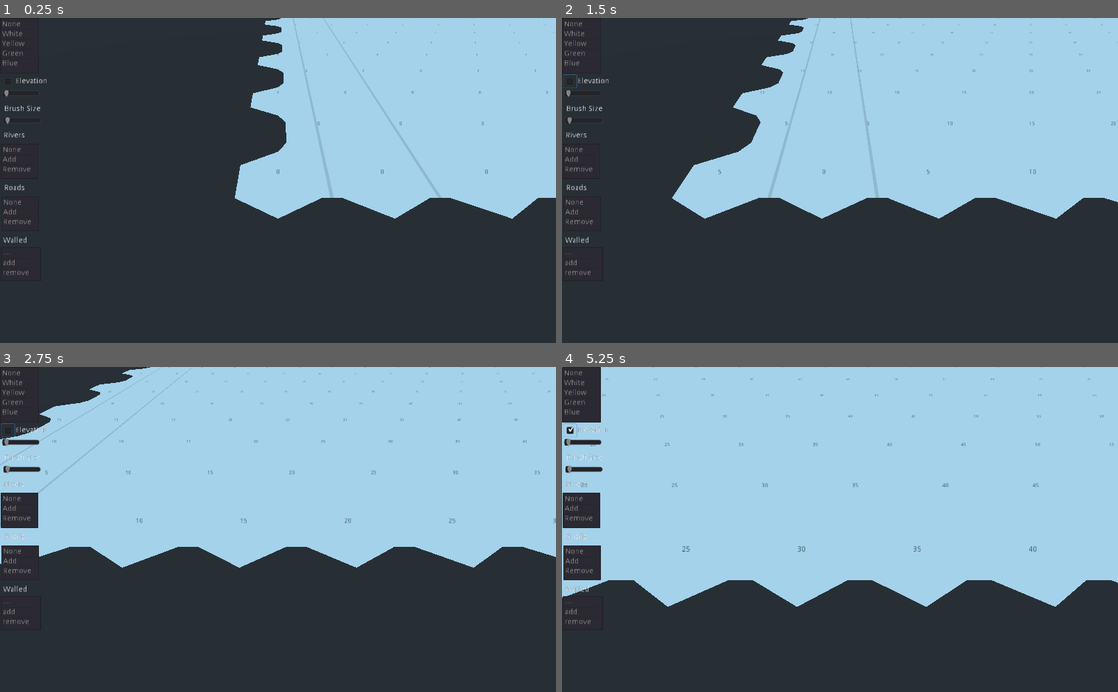
Above: before the commit, frames 1-4 (two rows, left to right).
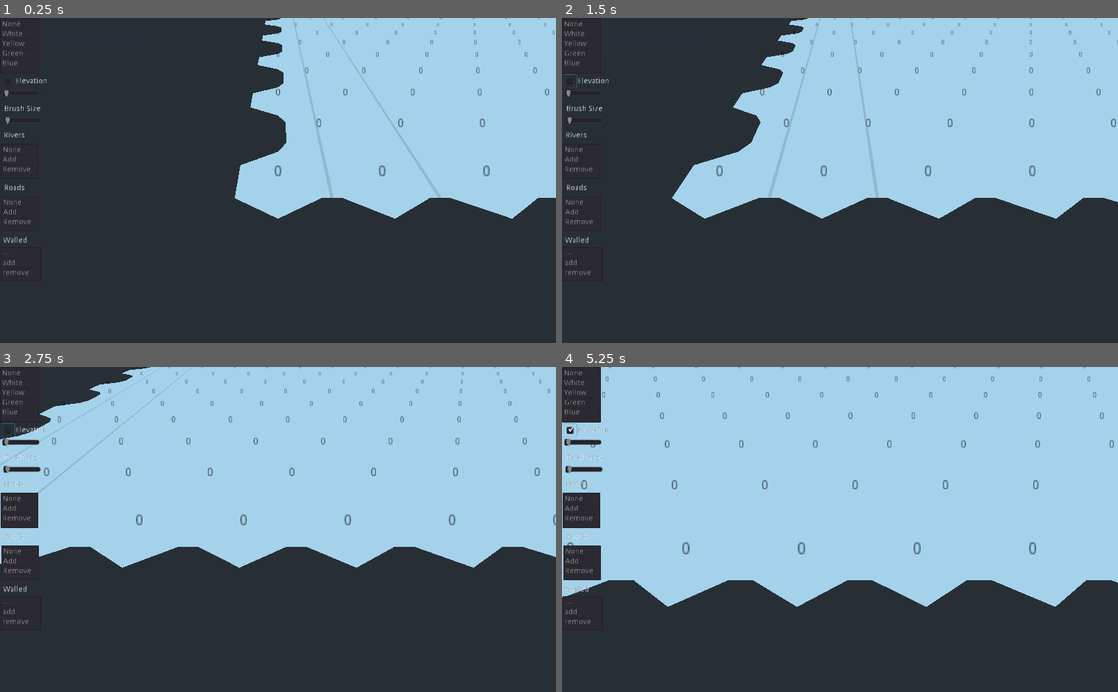
Above: after the commit, the same moments.

Repository: putschini/HexMap
Game: Godot game, scene res://Control.tscn
Same seed, same stepped clock (60 frames per second), same inputs: the game is played once before the commit and once after it.
Inputs (mouse positions are in pixels of both pictures, inside the frame that each line leads up to):
- Up to frame 1 (0.25 s): no input
- Up to frame 2 (1.5 s): click (567, 83) at 0.5 s; tap Enter at 1.25 s; move the mouse to (962, 164) at 1.27 s; press the mouse at (962, 164) at 1.28 s; hold D (move_right) from 1.28 s (still down)
- Up to frame 3 (2.75 s): move the mouse to (166, 545) at 2.02 s; release D (move_right) at 2.03 s; release the mouse at (166, 545) at 2.03 s; hold S (move_back) from 2.03 s (still down); tap W (move_foward) at 2.1 s
- Up to frame 4 (5.25 s): tap Space at 2.75 s; move the mouse to (895, 458) at 2.77 s; release S (move_back) at 2.78 s; hold Mouse wheel up (zoom_in) 2.78-3.53 s; hold D (move_right) 2.78-4.28 s; move the mouse to (812, 594) at 3.52 s; tap Mouse wheel down (zoom_out) at 3.6 s; move the mouse to (1006, 578) at 4.27 s; press the mouse at (1006, 578) at 4.28 s; hold A (move_left) from 4.28 s (still down); move the mouse to (673, 480) at 5.02 s; release the mouse at (673, 480) at 5.03 s; tap W (move_foward) at 5.1 s

The runs differ from the first frame. In frame 1, 0.4% of the frame differs, in the area x 49-100%, y 0-49%; in frame 2, 0.4%; in frame 3, 0.6%; in frame 4, 0.6%, in the area x 0-100%, y 0-58%.

Commit message:
Part 16 - Basic pathfinding

Diff:
--- /dev/null
+++ b/CellHighlight.gd
@@ -0,0 +1,4 @@
+extends MeshInstance
+
+func set_outline_color( var color : Color ) -> void:
+	mesh.material.set_shader_param("outline_color", color)
--- /dev/null
+++ b/CellHighlight.tscn
@@ -0,0 +1,53 @@
+[gd_scene load_steps=6 format=2]
+
+[ext_resource path="res://Textures/cell-outline.png" type="Texture" id=1]
+[ext_resource path="res://CellHighlight.gd" type="Script" id=2]
+
+[sub_resource type="Shader" id=3]
+code = "shader_type spatial;
+
+render_mode world_vertex_coords;
+
+uniform sampler2D grid_texture;
+
+uniform vec4 outline_color : hint_color;
+
+varying vec2 vec;
+
+void vertex()
+{
+//	color1 = texture(terrain_textures, vec3(VERTEX.x, VERTEX.z, UV.x)).rgb;
+//	color2 = texture(terrain_textures, vec3(VERTEX.x, VERTEX.z, UV.y)).rgb;
+//	color3 = texture(terrain_textures, vec3(VERTEX.x, VERTEX.z, UV2.x)).rgb;
+//	vec = vec2(VERTEX.x, VERTEX.z) * 0.01; 10.0
+//	vec = vec2( VERTEX.z * 1f / (4.0 * 8.66025404), VERTEX.x * 1f / (3.56 * 8.66025404) );
+	vec = vec2( VERTEX.x * 0.08, VERTEX.z * 0.08 );
+
+//	vec = VERTEX.xz * 0.1;
+}
+
+void fragment()
+{
+//	vec2 vec = vec2( VERTEX.x * 1f / (4f * 8.66025404), VERTEX.z * 1f / (2f * 15.0) );
+	//vec3 grid = texture(grid_texture, vec).rgb;
+	float alpha = texture(grid_texture, vec2(UV.x, UV.y)).a;
+	ALBEDO = outline_color.rgb;
+//	ALBEDO = ALBEDO.rgb * alpha; // vec3(1.0,1.0,1.0) ;//COLOR.rgb * grid;
+	ALPHA = alpha;
+//	ALPHA = 1f - ALBEDO.r; // only grid pixels are diferent than white
+}"
+
+[sub_resource type="ShaderMaterial" id=4]
+resource_local_to_scene = true
+render_priority = 30
+shader = SubResource( 3 )
+shader_param/outline_color = Color( 0, 0, 0, 1 )
+shader_param/grid_texture = ExtResource( 1 )
+
+[sub_resource type="PlaneMesh" id=2]
+resource_local_to_scene = true
+material = SubResource( 4 )
+
+[node name="CellHighlight" type="MeshInstance"]
+mesh = SubResource( 2 )
+script = ExtResource( 2 )
--- a/Control.gd
+++ b/Control.gd
@@ -29,6 +29,8 @@
 			return
 	drag_direction = -1
 
+var old_cell
+
 func _input(event):
 	if event.is_action_pressed("mouse_left_click"):
 		var ray_begin = $Camera.camera.project_ray_origin( event.position )
@@ -37,10 +39,13 @@
 		if not intersection.empty():
 			var coordinates = HexMetrics.hexcoord_from_position(intersection.position)
 			var cell = grid.get_cell(coordinates)
-#			print("CELL FOUND")
-			grid.find_distances_to(cell)
+#			cell.enable_highlight(Color.blue)
+			print("CELL FOUND")
+			if old_cell != null and cell != old_cell:
+				grid.find_path( old_cell, cell )
+			old_cell = cell
+			#grid.find_distances_to(cell)
 			grid.update()
-
 #			edit_cells(cell)
 #		is_pressed = true
 	elif event.is_action_released("mouse_left_click"):
--- a/HexCell.gd
+++ b/HexCell.gd
@@ -171,6 +171,8 @@
 		needs_update()
 
 var distance := 0
+var to_cell
+var path_from
 
 func get_movement_cost(var direction: int) -> int:
 	if has_road_through_edge(direction):
@@ -181,6 +183,16 @@
 		else:
 			return 10
 
+var highlight_enabled := false
+var highlight_color : Color
+
+func enable_highlight(var color: Color) -> void:
+	highlight_enabled = true
+	highlight_color = color
+
+func disable_highlight( ) -> void:
+	highlight_enabled = false
+
 func _init(var coord: HexCoordinate, var center_vec: Vector3):
 	center = center_vec
 	coordinate = coord
@@ -191,4 +203,4 @@
 	set_elevation(0)
 
 static func sort_distance(var c1: HexCell, var c2: HexCell ) -> bool:
-	return c1.distance < c2.distance
+	return c1.distance + c1.coordinate.distance_to(c1.to_cell.coordinate) * 5 < c2.distance + c2.coordinate.distance_to(c2.to_cell.coordinate) * 5
--- a/HexGrid.gd
+++ b/HexGrid.gd
@@ -89,7 +89,7 @@
 
 func search(var initial: HexCell) -> void:
 	for cell in cells:
-		cell.distance = max_distance
+		cell.distance = cell.distance_to(initial.coordinate)
 		cell.needs_update()
 	var frontier := Array()
 	initial.distance = 0
@@ -110,3 +110,45 @@
 				neighbor.distance = new_distance
 				frontier.push_back(neighbor)
 		frontier.sort_custom(HexCell, "sort_distance")
+
+
+func find_path(var from: HexCell, var to: HexCell) -> void:
+	for cell in cells:
+		cell.distance = cell.coordinate.distance_to(from.coordinate) * 5 + 1
+		cell.path_from = null
+		cell.to_cell = to
+		cell.disable_highlight()
+		cell.needs_update()
+
+	from.enable_highlight(Color.blue)
+	to.enable_highlight(Color.red)
+	var frontier := Array()
+	from.distance = 0
+	frontier.push_back(from)
+	while(not frontier.empty()):
+		var current =  frontier.pop_front()
+		if current == to:
+			var prev = current.path_from
+			while prev != null:
+				if prev == from:
+					break
+				if  prev == to:
+					continue
+				prev.enable_highlight(Color.yellow)
+				prev = prev.path_from
+			break
+		for direction in HexDirection.values():
+			var neighbor = current.get_neighbor(direction)
+			if neighbor == null:
+				continue
+			if HexEdgeType.get_edge_type(current.elevation, neighbor.elevation) == HexEdgeType.Cliff:
+				continue
+			if current.walled != neighbor.walled and not current.has_road_through_edge(direction):
+				continue
+
+			var new_distance = current.distance + current.get_movement_cost(direction)
+			if new_distance < neighbor.distance:
+				neighbor.distance = new_distance
+				neighbor.path_from = current
+				frontier.push_back(neighbor)
+		frontier.sort_custom(HexCell, "sort_distance")
--- a/HexGridChunk.gd
+++ b/HexGridChunk.gd
@@ -8,6 +8,8 @@
 onready var river_material: ShaderMaterial = preload("res://River.material")
 onready var road_material : ShaderMaterial = preload("res://Road.material")
 onready var grid_material : ShaderMaterial = preload("res://Grid.material")
+
+onready var highlight_mesh := preload("res://CellHighlight.tscn")
 #var hex_mesh
 onready var terrain: HexMesh = $TerrainMesh
 onready var river: HexMesh = $RiverMesh
@@ -48,10 +50,16 @@
 			label.translation = cell.center + Vector3(0, 2, 0)
 			#label.text = cell.coordinate.to_string()
 			label.text = str(cell.distance)
-			label.scale = Vector3(8,8,8)
+			label.scale = Vector3(18,18,18)
 			label.modulate = Color.black
 			label.billboard = true
 			$Labels.add_child(label)
+			if cell.highlight_enabled:
+				var highlight := highlight_mesh.instance()
+				highlight.translation = cell.center + Vector3(0, 0.5, 0)
+				highlight.scale = Vector3( 10, 10, 10 )
+				highlight.set_outline_color(cell.highlight_color)
+				$Labels.add_child(highlight)
 
 func commit_mesh() -> void:
 	terrain.commit_mesh()
Binary file added: Textures/cell-outline.png
